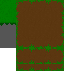
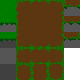
Layered file, before and after one edit (w=80, h=80). Changes by layer:
moved "cliff edge" above "Layer", painted on it over [0, 32, 16, 80]
painted on "Layer" over [16, 0, 80, 80]
painted on "grass and bottom border" over [0, 32, 16, 48]
